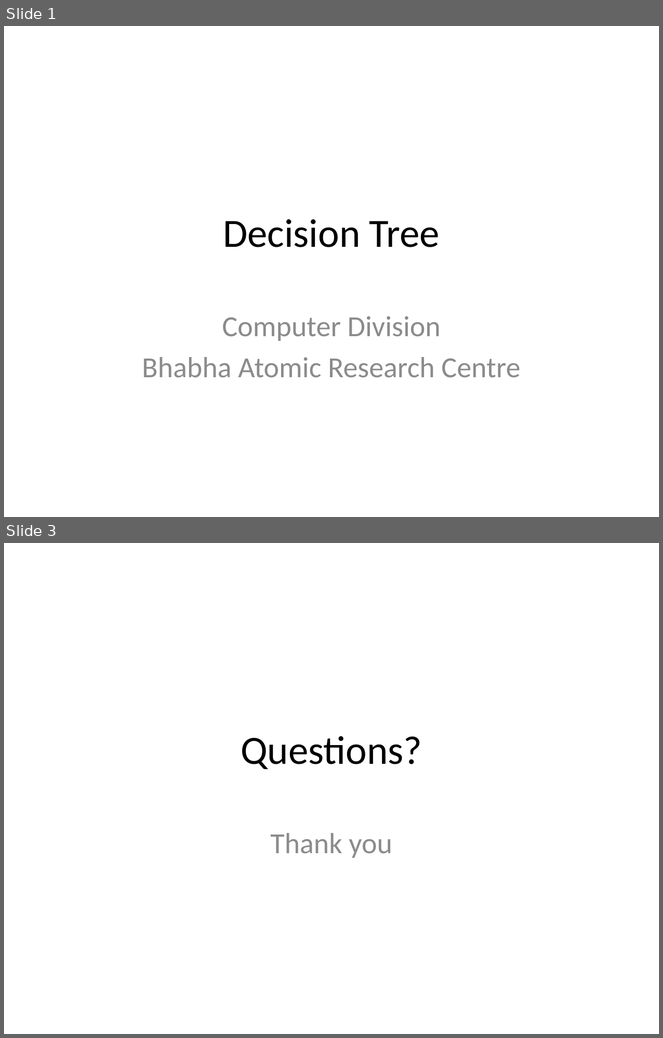
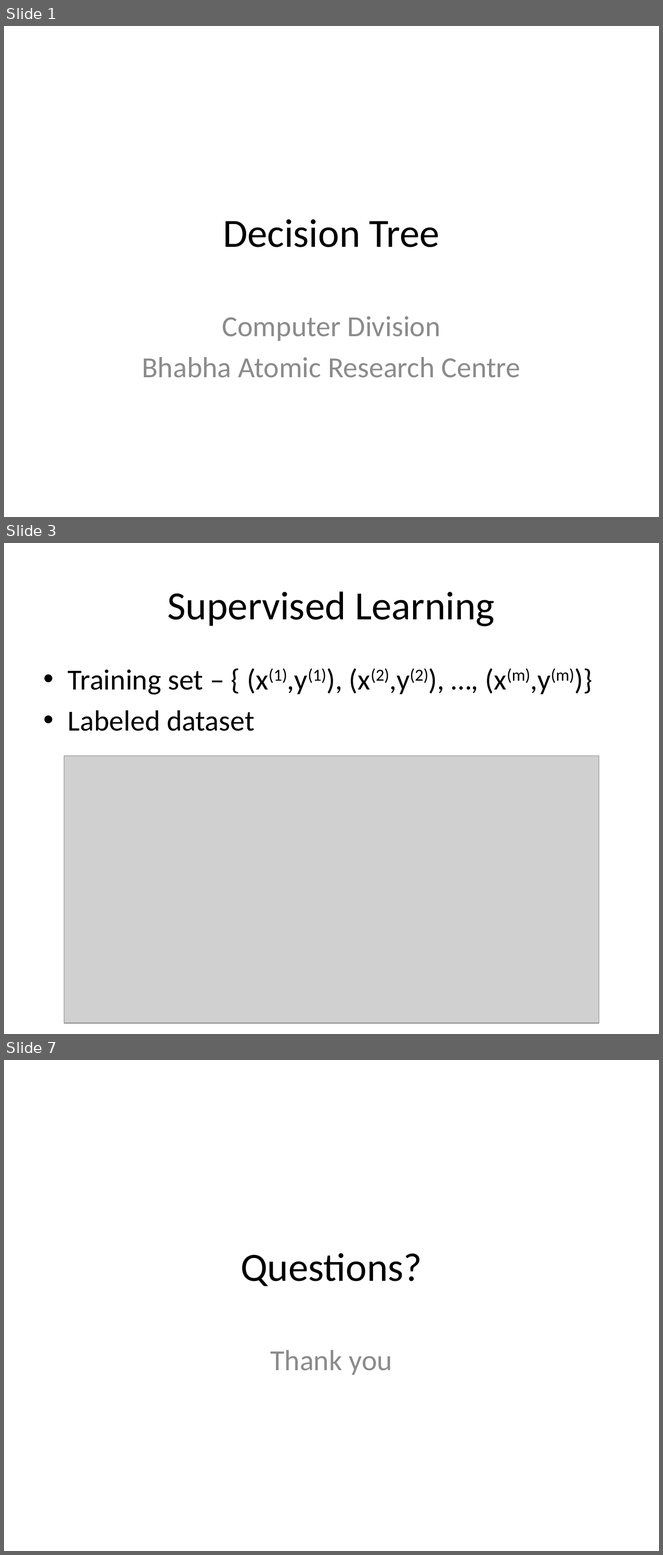
Before and after one commit to look4pritam/ArtificialIntelligence, a slide deck: MachineLearning/DecisionTree.pptx. Shown one above the other, each under a label of ours: slides 1 and 3 before the commit, slides 1, 3 and 7 after it; the slides between them are not shown. The pictures are 663x1038 and 663x1555 pixels, drawn with LibreOffice and Linux fonts; fonts in the diff are those of the drawing; grey boxes stand for pictures. Boxes give left, top, right and bottom in pixels: in the first picture for what was removed or moved away, otherwise in the second. Text is boxed around its words. In the diff, an @@ line names an element or a change of style, - is before the commit and + after.

```diff
--- a/MachineLearning/DecisionTree.pptx
+++ b/MachineLearning/DecisionTree.pptx
@@ slide 3 added at (x1=4, y1=543, x2=659, y2=1034), background #FFFFFF @@
@@ title added at (x1=168, y1=591, x2=495, y2=627), 44 pt, text #000000 @@
+Supervised Learning
@@ text added at (x1=68, y1=668, x2=574, y2=731), 32 pt, text #000000 @@
+• Training set – { (x(1),y(1)), (x(2),y(2)), …, (x(m),y(m))}
+• Labeled dataset
@@ picture added at (x1=64, y1=756, x2=599, y2=1023) @@
@@ text added at (x1=4, y1=1010, x2=135, y2=1034), 16 pt, text #FF0000, bold @@
+Image ack – Google
@@ what was slide 3 is now slide 7 @@
```
Also in this commit, not shown: 4 other slides added, 1 slide removed.
